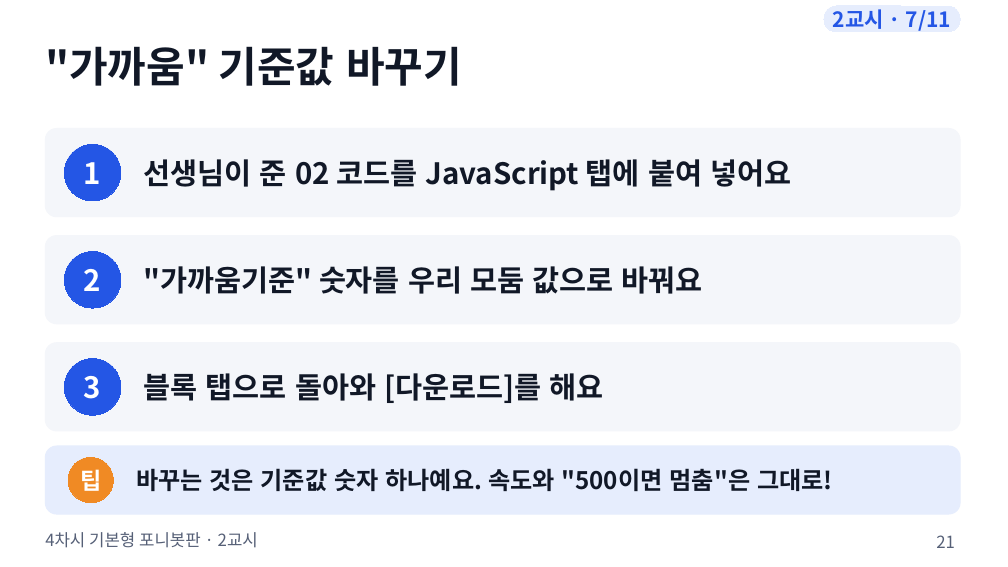
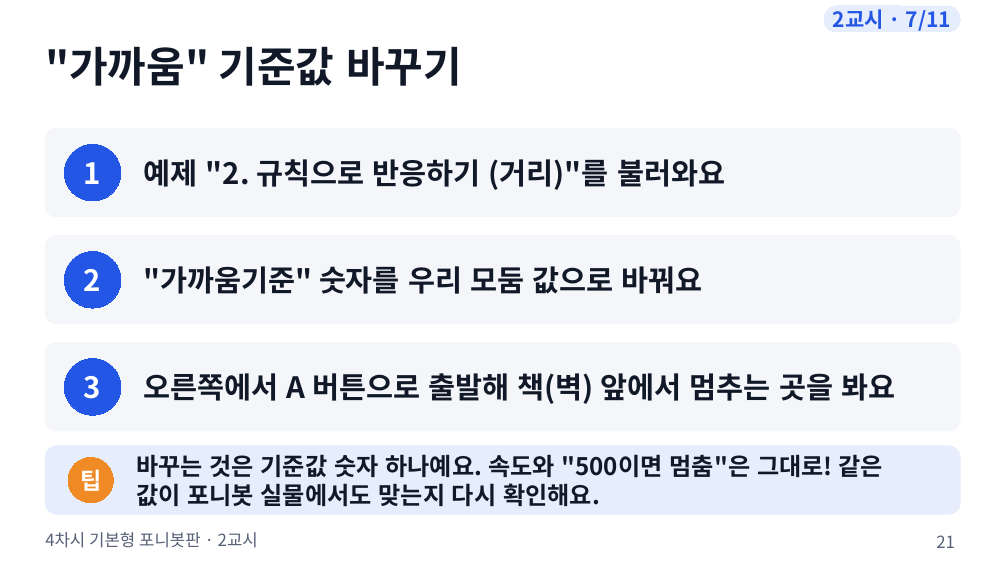
Before and after one commit to boundaryx01-uniquelife/microbit, a slide deck: slide 21 of bridge/ponybot/materials/포니봇_4차시_기본형/ponybot_4차시_수업슬라이드.pptx. Drawn at 1008x567 pixels with LibreOffice and Linux fonts; fonts in the diff are those of the drawing. Boxes give left, top, right and bottom in pixels: in the first picture for what was removed or moved away, otherwise in the second. Text is boxed around its words. In the diff, an @@ line names an element or a change of style, - is before the commit and + after.

```diff
--- a/bridge/ponybot/materials/포니봇_4차시_기본형/ponybot_4차시_수업슬라이드.pptx
+++ b/bridge/ponybot/materials/포니봇_4차시_기본형/ponybot_4차시_수업슬라이드.pptx
@@ text at [144, 159, 725, 190]: text changed @@
-선생님이 준 02 코드를 JavaScript 탭에 붙여 넣어요
+예제 "2. 규칙으로 반응하기 (거리)"를 불러와요
@@ text at [144, 373, 895, 404]: text changed @@
-블록 탭으로 돌아와 [다운로드]를 해요
+오른쪽에서 A 버튼으로 출발해 책(벽) 앞에서 멈추는 곳을 봐요
@@ text at [136, 454, 882, 506]: text changed @@
-바꾸는 것은 기준값 숫자 하나예요. 속도와 "500이면 멈춤"은 그대로!
+바꾸는 것은 기준값 숫자 하나예요. 속도와 "500이면 멈춤"은 그대로! 같은 값이 포니봇 실물에서도 맞는지 다시 확인해요.
```
Also in this commit, not shown: 4 other slides changed, 3 other files.
